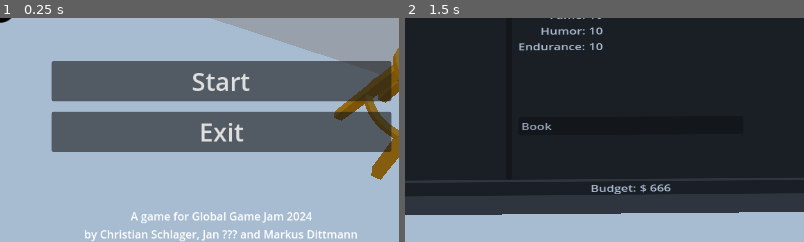
Above: before the commit, frames 1-2 (left to right).
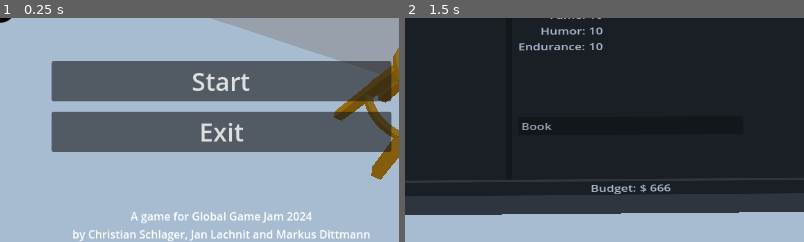
Above: after the commit, the same moments.

Repository: ChrisWhatever1980/ggj24-funny-business
Game: Godot game, scene res://scenes/building.tscn
Same seed, same stepped clock (60 frames per second), same inputs: the game is played once before the commit and once after it.
Inputs (mouse positions are % of the whole screen's width and height, from its top left):
- Up to frame 1 (0.25 s): no input
- Up to frame 2 (1.5 s): click "Start" at 0.5 s; move the mouse to (72, 45) at 1.27 s; hold Up (ui_up) from 1.28 s (still down); click (72, 45) at 1.35 s
The pictures show only the part of the screen within x 22-72%, y 50-100%; the shares and areas given below are measured in that part.

The runs differ from the first frame. In frame 1, 1.6% of the frame differs, in the area x 18-93%, y 94-100%; in frame 2, nothing differs.
Error in both runs: Invalid operands 'String' and 'int' in operator '+'. (res://scenes/laptop/laptop_ui.gd:21)

Commit message:
Add Jan's full name to credits text

Diff:
--- a/dev/scenes/title.tscn
+++ b/dev/scenes/title.tscn
@@ -55,7 +55,7 @@
 grow_horizontal = 2
 grow_vertical = 0
 text = "A game for Global Game Jam 2024
-by Christian Schlager, Jan ??? and Markus Dittmann"
+by Christian Schlager, Jan Lachnit and Markus Dittmann"
 horizontal_alignment = 1
 vertical_alignment = 2
 
